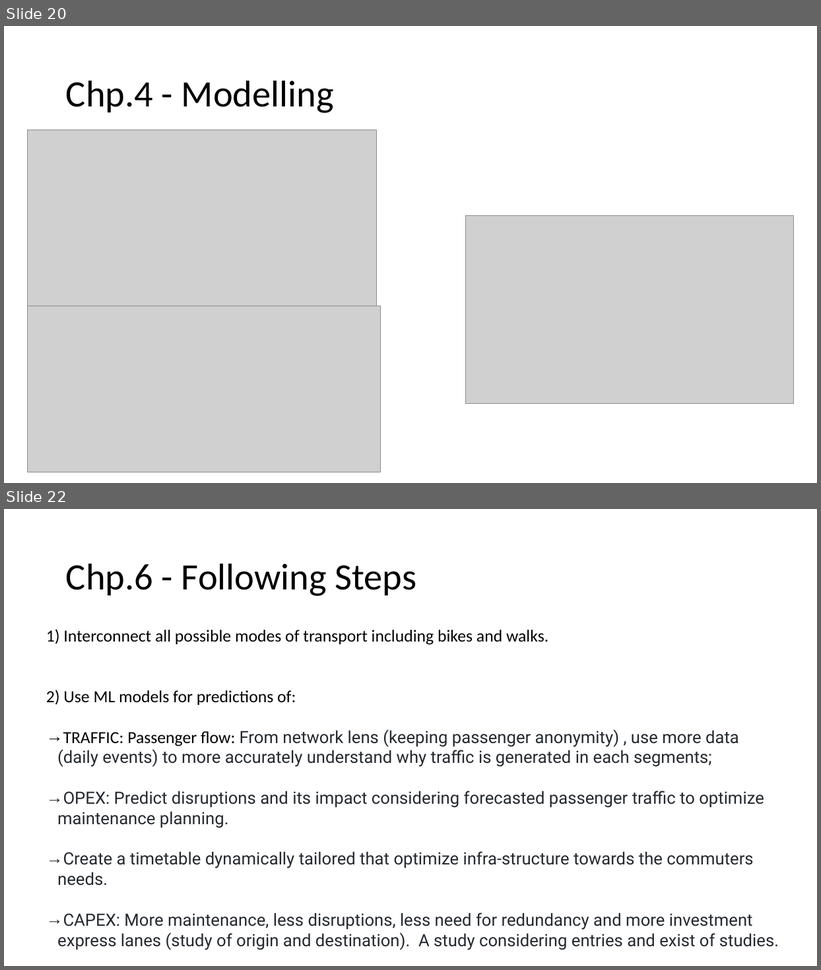
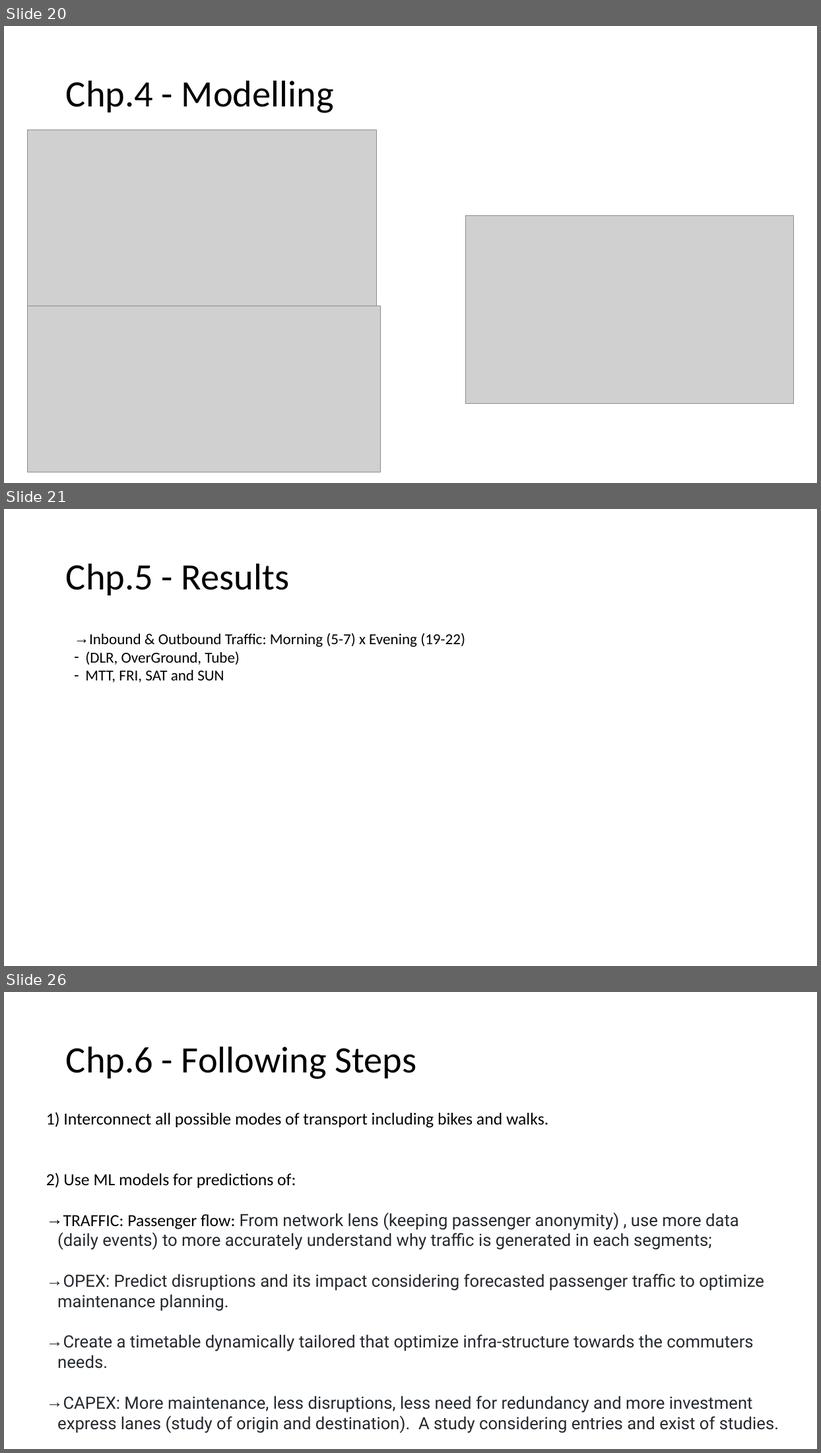
Before and after one commit to Breno-st/big-cities-transport, a slide deck: 11.Presenttaions/big-cities-transport.pptx. Shown one above the other, each under a label of ours: slides 20 and 22 before the commit, slides 20, 21 and 26 after it; the slides between them are not shown. The pictures are 821x970 and 821x1453 pixels, drawn with LibreOffice and Linux fonts; fonts in the diff are those of the drawing; grey boxes stand for pictures. Boxes give left, top, right and bottom in pixels: in the first picture for what was removed or moved away, otherwise in the second. Text is boxed around its words. In the diff, an @@ line names an element or a change of style, - is before the commit and + after.

```diff
--- a/11.Presenttaions/big-cities-transport.pptx
+++ b/11.Presenttaions/big-cities-transport.pptx
@@ slide 21 added at (4,509,817,966), background #FFFFFF @@
@@ title added at (66,563,289,595), 44 pt, text #000000 @@
+Chp.5 - Results
@@ text added at (85,633,465,683), 18 pt, text #000000 @@
+→ Inbound & Outbound Traffic: Morning (5-7) x Evening (19-22)
+– (DLR, OverGround, Tube)
+– MTT, FRI, SAT and SUN
@@ what was slide 22 is now slide 26 @@
```
Also in this commit, not shown: 1 slide changed, 3 other slides added, 37 other files.
